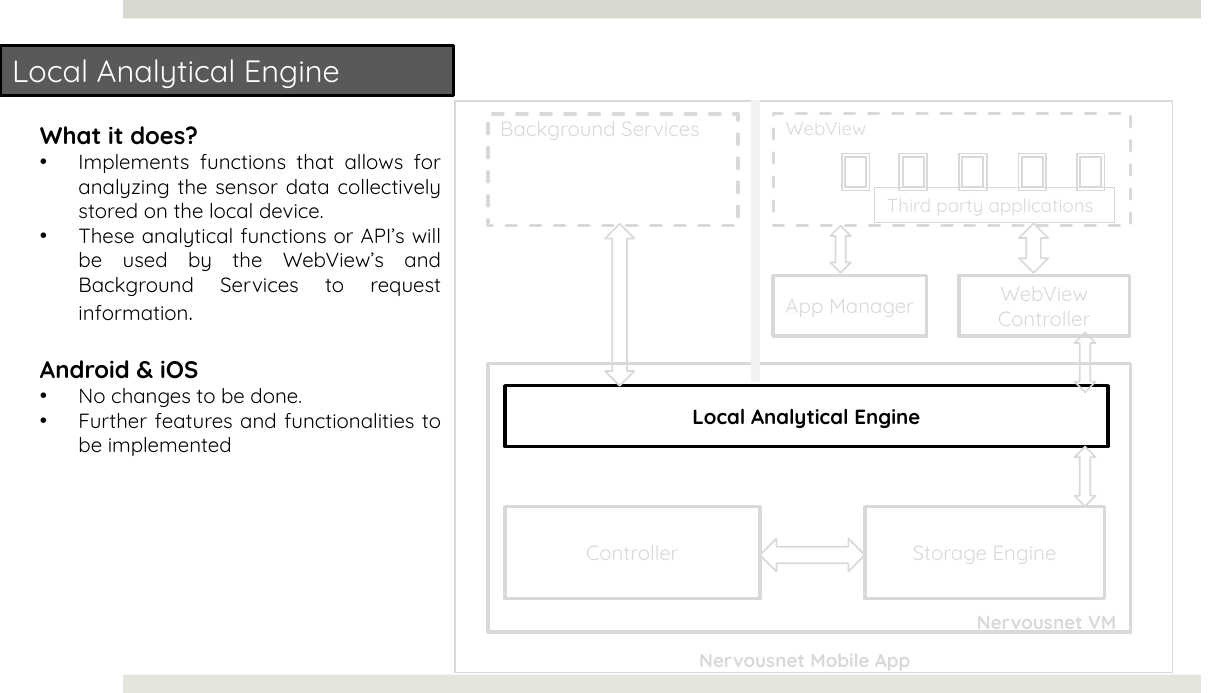
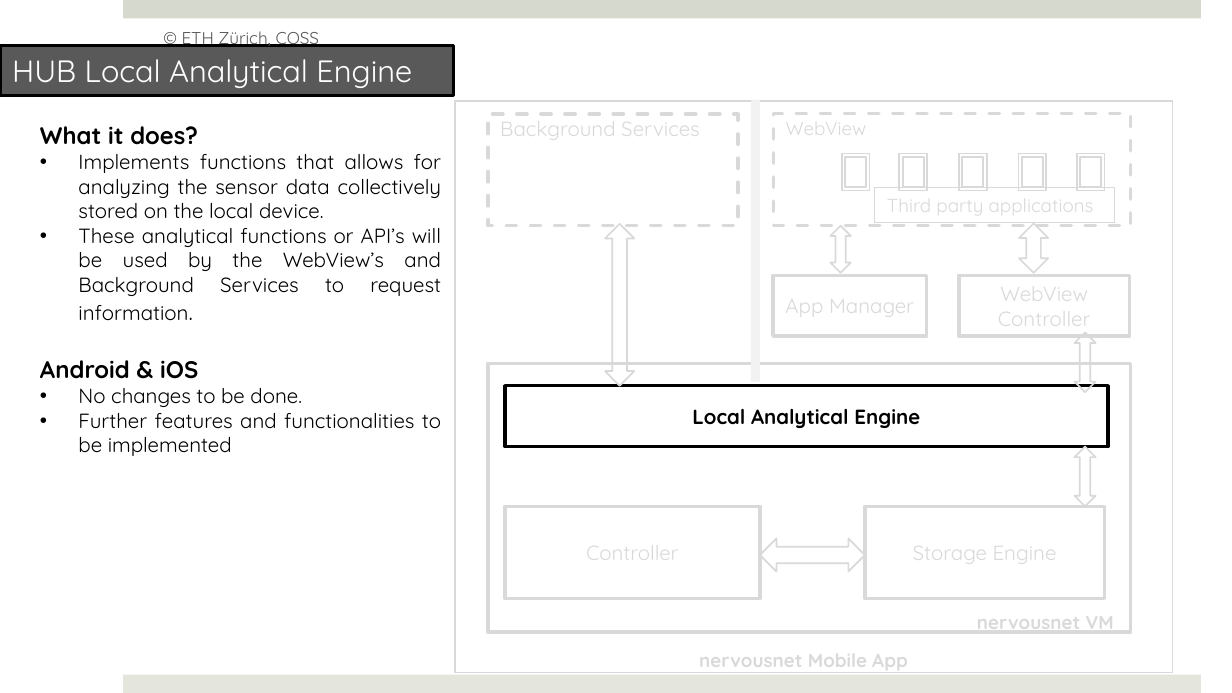
Before and after one commit to prasad79/nervousnet, a slide deck: slide 8 of Documents/NervousNet_Redesign.pptx (slide 7 before the commit). Drawn at 1232x693 pixels with LibreOffice and Linux fonts; fonts in the diff are those of the drawing. Boxes give left, top, right and bottom in pixels: in the first picture for what was removed or moved away, otherwise in the second. Text is boxed around its words. In the diff, an @@ line names an element or a change of style, - is before the commit and + after.

```diff
--- a/Documents/NervousNet_Redesign.pptx
+++ b/Documents/NervousNet_Redesign.pptx
@@ text in rectangle at (12, 59, 412, 88): text changed @@
-Local Analytical Engine
+HUB Local Analytical Engine
@@ text added at (182, 31, 319, 49), 10 pt, text #595959 @@
+© ETH Zürich, COSS
@@ text at (977, 607, 1114, 635): text changed @@
-Nervousnet VM
+nervousnet VM
@@ text at (699, 645, 908, 673): text changed @@
-Nervousnet Mobile App
+nervousnet Mobile App
```
Also in this commit, not shown: 17 other slides changed, 2 slides removed, 33 other files.
